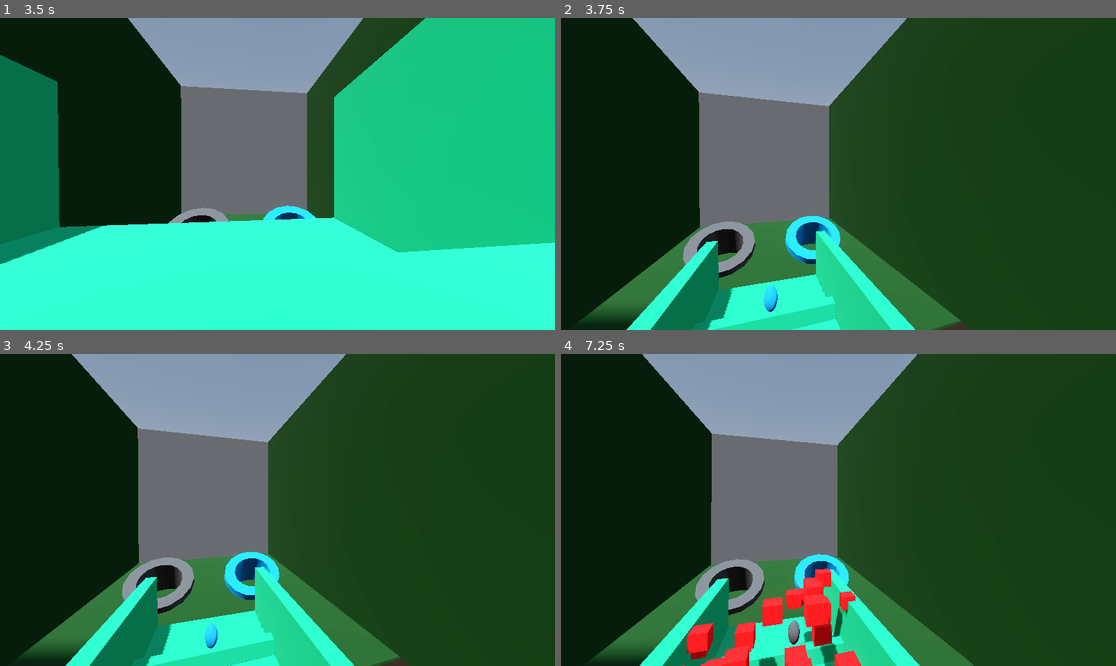
Above: before the commit, frames 1-4 (two rows, left to right).
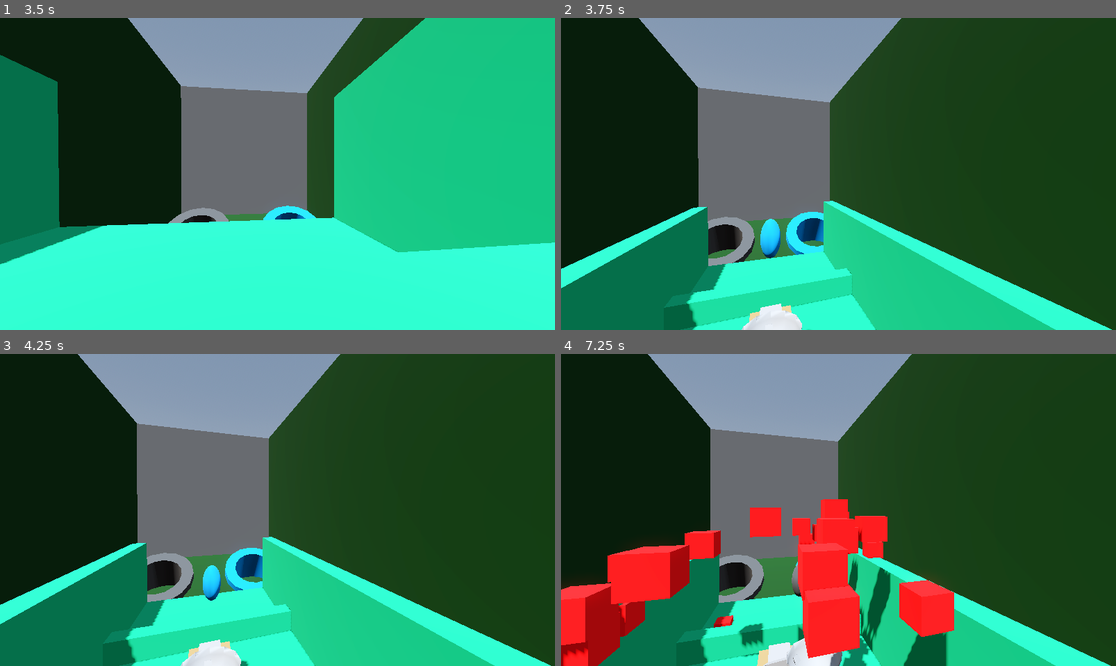
Above: after the commit, the same moments.

Repository: WildcatGameStudios/ScaryHouse
Game: Godot game, scene res://scenes/levels/take_out_trash/level.tscn
The game is run twice, just before and just after one commit, with the same random seed, the same clock (stepped at 60 frames per second) and the same inputs. This scene is started directly instead of the project's main scene.
Inputs (mouse positions are in pixels of both pictures, inside the frame that each line leads up to):
- Up to frame 1 (3.5 s): tap Enter at 0.5 s; move the mouse to (305, 174) at 0.52 s; hold W (move_forward) from 0.53 s (still down); tap E (e) at 0.6, 1.55, 2.85 s; tap Space (jump) at 0.77, 1.52, 3.02 s; tap R (r) at 0.8, 1.35, 2.3 s; move the mouse to (249, 174) at 1.27 s; move the mouse to (288, 167) at 2.02 s; tap F (dash) at 2.1 s; move the mouse to (271, 180) at 2.77 s
- Up to frame 2 (3.75 s): keep holding W (move_forward); move the mouse to (877, 177) at 3.52 s; right-click (877, 177) at 3.6 s
- Up to frame 3 (4.25 s): keep holding W (move_forward); tap Space (jump) at 3.77 s; tap R (r) at 3.8 s
- Up to frame 4 (7.25 s): move the mouse to (794, 506) at 4.27 s; tap R (r) at 4.35, 5.3, 6.8 s; tap Space (jump) at 4.52, 5.75, 6.02, 6.77 s; tap E (e) at 4.55, 6.05 s; move the mouse to (844, 510) at 5.02 s; hold Shift (run) 5.03-5.78 s; move the mouse to (816, 503) at 5.77 s; release W (move_forward) at 5.78 s; hold D (move_right) 5.78-6.53 s; click (816, 503) at 5.85 s; move the mouse to (866, 510) at 6.52 s; hold W (move_forward) from 6.53 s (still down); hold Q from 6.53 s (still down)

Frame 1 is identical in both runs. In frame 2, 23% of the frame differs, in the area x 0-100%, y 0-100%; in frame 3, 23%; in frame 4, 28%, in the area x 0-99%, y 0-100%.

Commit message:
bins speed increase on binned trash

Diff:
--- a/scenes/levels/take_out_trash/catapult.tscn
+++ b/scenes/levels/take_out_trash/catapult.tscn
@@ -49,7 +49,7 @@
 shape = SubResource("BoxShape3D_pn6mw")
 
 [node name="InteractionCamera" type="Node3D" parent="."]
-transform = Transform3D(1, 0, 0, 0, 1, 0, 0, 0, 1, 0, 11.8984, -13.1247)
+transform = Transform3D(1, 0, 0, 0, 1, 0, 0, 0, 1, 0, 7.92188, -9.64293)
 
 [connection signal="body_entered" from="PlayerDetection" to="." method="_on_player_detection_body_entered"]
 [connection signal="body_exited" from="PlayerDetection" to="." method="_on_player_detection_body_exited"]
--- a/scenes/levels/take_out_trash/recycle_bag.tscn
+++ b/scenes/levels/take_out_trash/recycle_bag.tscn
@@ -59,6 +59,6 @@
 emitting = false
 amount = 50
 one_shot = true
-explosiveness = 0.9
+explosiveness = 1.0
 process_material = SubResource("ParticleProcessMaterial_87h2n")
 draw_pass_1 = SubResource("BoxMesh_tah56")
--- a/scenes/levels/take_out_trash/trash_bag.tscn
+++ b/scenes/levels/take_out_trash/trash_bag.tscn
@@ -58,6 +58,6 @@
 emitting = false
 amount = 50
 one_shot = true
-explosiveness = 0.9
+explosiveness = 1.0
 process_material = SubResource("ParticleProcessMaterial_2ihay")
 draw_pass_1 = SubResource("BoxMesh_sxy0x")
--- a/scripts/levels/take_out_trash/level.gd
+++ b/scripts/levels/take_out_trash/level.gd
@@ -3,6 +3,8 @@
 #assign catapult for the level so we can use this reference
 @export var catapult: Node3D
 @export var base_trash_launch_strength: Vector2 = Vector2(30,5)
+#speed increase on binned trash
+@export var bin_speed_increase: float = 0.2
 
 #holds the trash that is in the catapult
 var current_trash: Node3D
@@ -45,6 +47,7 @@
 		binned_counter += 1
 		if binned_counter >= 4:
 			$AnimationPlayer.play("slide_bins")
+			$AnimationPlayer.speed_scale += bin_speed_increase
 	else:
 		print("no hit")
 
--- a/scripts/levels/take_out_trash/trash.gd
+++ b/scripts/levels/take_out_trash/trash.gd
@@ -2,7 +2,7 @@
 class_name Trash
 
 #emitted when enters right bin or collideds
-#connected in level script for penalties / score increment
+#connected in level script for penalties / score increment and bin movement speed
 signal collided(in_bin: bool)
 
 @export_enum("TRASH","RECYCLE") var trash_type: int
@@ -32,9 +32,12 @@
 	$Area3D.area_entered.connect(in_trash)
 
 func _physics_process(delta: float) -> void:
+	#when colliding and not hitting a bin
 	if move_and_slide():
 		collided.emit(false)
 		$HitWallParticles.emitting = true
+		$CollisionShape3D.disabled = true
+		$MeshInstance3D.visible = false
 		await get_tree().create_timer(0.5).timeout
 		self.queue_free()
 	velocity += gravity * delta
